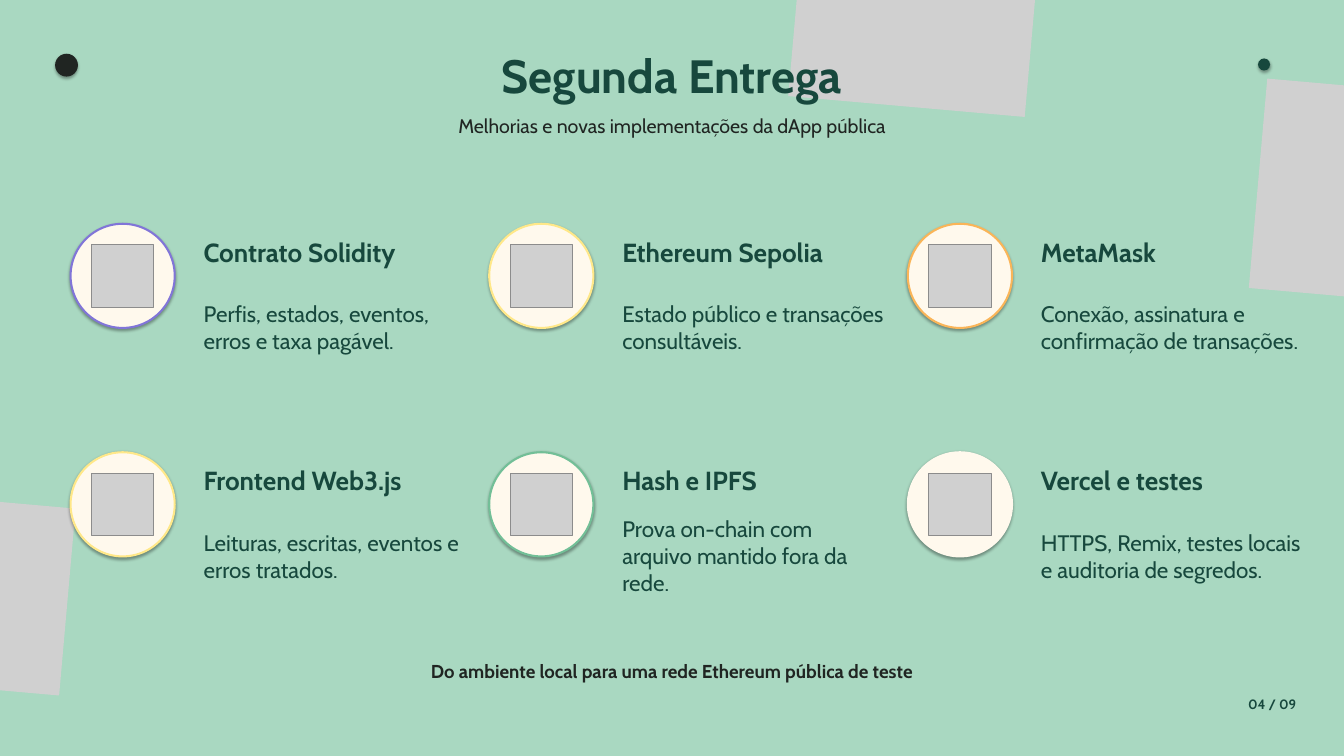
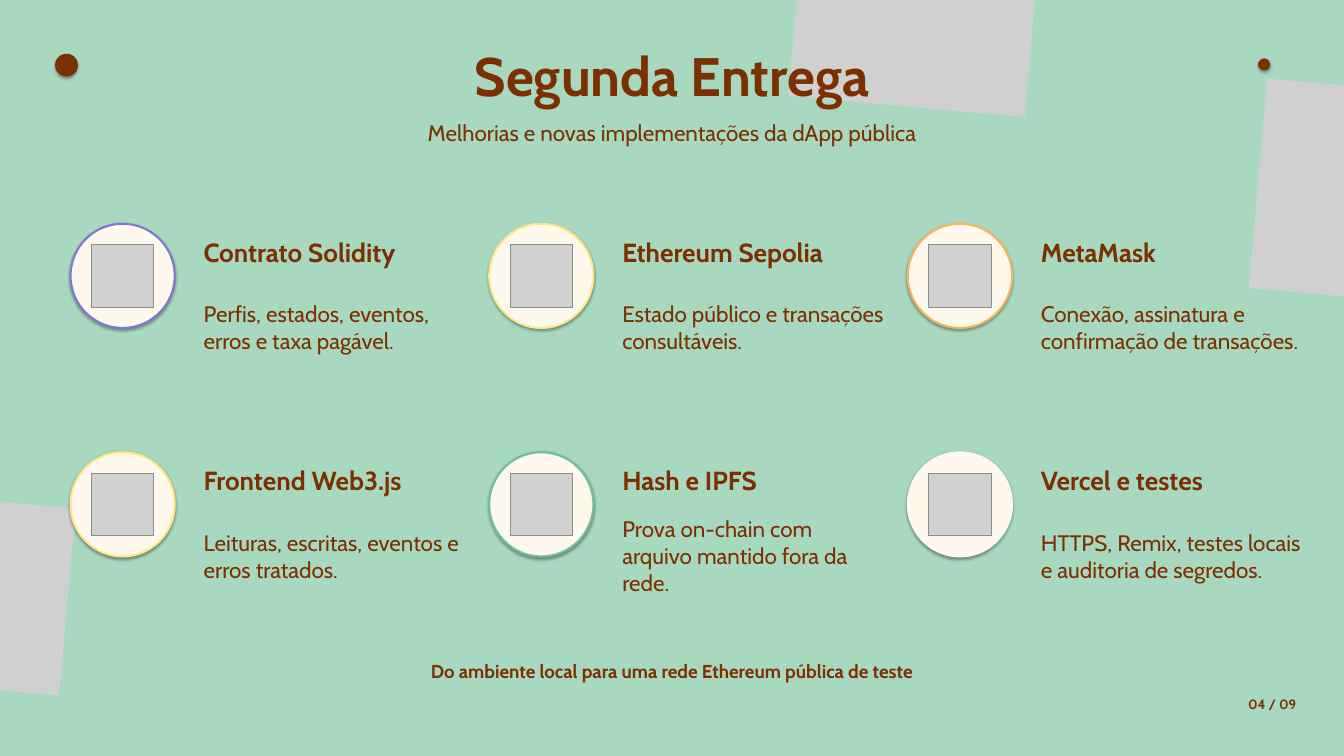
Before and after one commit to JulianaBallin/EcoOrigem, a slide deck: slide 4 of docs/slides/apresentacao-ecoorigem.pptx. Drawn at 1344x756 pixels with LibreOffice and Linux fonts; fonts in the diff are those of the drawing; grey boxes stand for pictures. Boxes give left, top, right and bottom in pixels: in the first picture for what was removed or moved away, otherwise in the second. Text is boxed around its words. In the diff, an @@ line names an element or a change of style, - is before the commit and + after.

Commit message:
fix(slides): larger titles, translucent arrows and orange text on green slides

```diff
--- a/docs/slides/apresentacao-ecoorigem.pptx
+++ b/docs/slides/apresentacao-ecoorigem.pptx
@@ ellipse at [55, 54, 78, 77]: fill #202522 to #7A3000 @@
@@ text "Segunda Entrega" at [475, 55, 870, 108]: size 50 to 58 pt, text colour #17483D to #7A3000 @@
@@ ellipse at [1258, 58, 1270, 71]: fill #17483D to #7A3000 @@
@@ text "Melhorias e novas implementações da ...": place and size @@
-text "Melhorias e novas implementações da ..." at [458, 118, 885, 138]
+text "Melhorias e novas implementações da ..." at [428, 124, 916, 147]
@@ text "Melhorias e novas implementações da ..." at [428, 124, 916, 147]: size 21 to 24 pt, text colour #202522 to #7A3000 @@
@@ text "Do ambiente local para uma ..." at [431, 664, 913, 683]: text colour #202522 to #7A3000 @@
@@ text colour #17483D to #7A3000 in 13 elements at [204, 242, 395, 268], [204, 305, 429, 355], [622, 242, 823, 268], [622, 305, 883, 350], [1041, 242, 1156, 263], [1041, 306, 1298, 353], [204, 470, 402, 497], [204, 535, 458, 579], [622, 470, 757, 491], [622, 520, 847, 591], [1041, 470, 1203, 491], [1041, 534, 1300, 584], [1248, 699, 1296, 709] @@
```
Also in this commit, not shown: 6 other slides changed, 1 other file.
